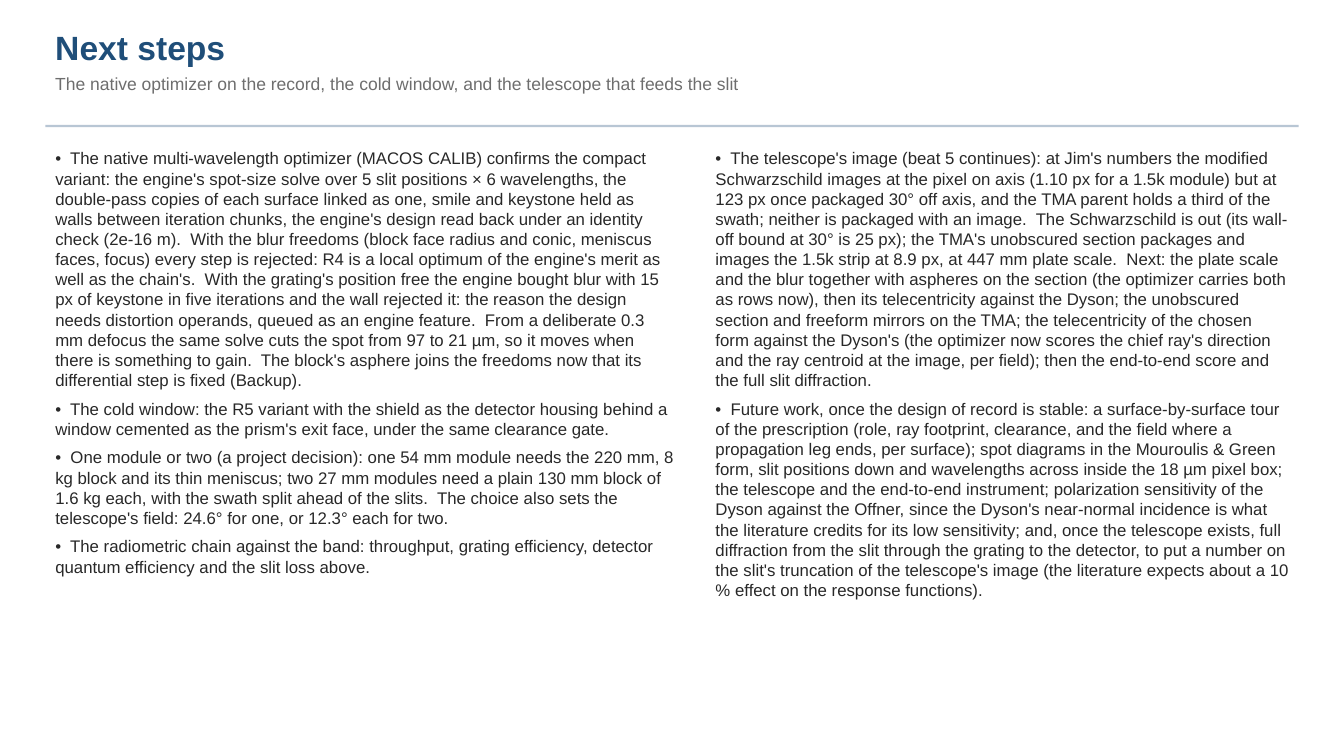
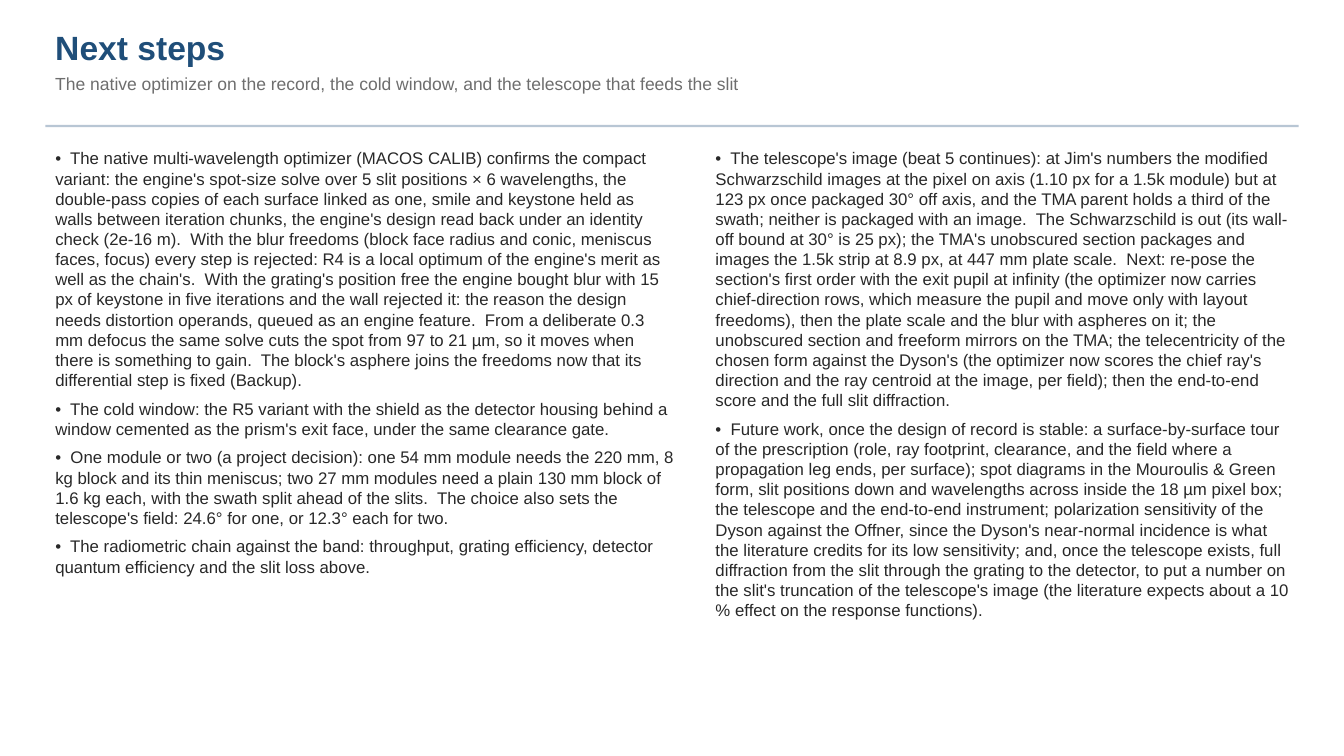
Before and after one commit to nasa-jpl/macos, a slide deck: slide 29 of demo_session/deck_dyson.pptx. Drawn at 1344x756 pixels with LibreOffice and Linux fonts; fonts in the diff are those of the drawing. Boxes give left, top, right and bottom in pixels: in the first picture for what was removed or moved away, otherwise in the second. Text is boxed around its words. In the diff, an @@ line names an element or a change of style, - is before the commit and + after.

```diff
--- a/demo_session/deck_dyson.pptx
+++ b/demo_session/deck_dyson.pptx
@@ text at (715,152,1287,406): text changed @@
-• The telescope's image (beat 5 continues): at Jim's numbers the modified Schwarzschild images at the pixel on axis (1.10 px for a 1.5k module) but at 123 px once packaged 30° off axis, and the TMA parent holds a third of the swath; neither is packaged with an image. The Schwarzschild is out (its wall-off bound at 30° is 25 px); the TMA's unobscured section packages and images the 1.5k strip at 8.9 px, at 447 mm plate scale. Next: the plate scale and the blur together with aspheres on the section (the optimizer carries both as rows now), then its telecentricity against the Dyson; the unobscured section and freeform mirrors on the TMA; the telecentricity of the chosen form against the Dyson's (the optimizer now scores the chief ray's direction and the ray centroid at the image, per field); then the end-to-end score and the full slit diffraction.
+• The telescope's image (beat 5 continues): at Jim's numbers the modified Schwarzschild images at the pixel on axis (1.10 px for a 1.5k module) but at 123 px once packaged 30° off axis, and the TMA parent holds a third of the swath; neither is packaged with an image. The Schwarzschild is out (its wall-off bound at 30° is 25 px); the TMA's unobscured section packages and images the 1.5k strip at 8.9 px, at 447 mm plate scale. Next: re-pose the section's first order with the exit pupil at infinity (the optimizer now carries chief-direction rows, which measure the pupil and move only with layout freedoms), then the plate scale and the blur with aspheres on it; the unobscured section and freeform mirrors on the TMA; the telecentricity of the chosen form against the Dyson's (the optimizer now scores the chief ray's direction and the ray centroid at the image, per field); then the end-to-end score and the full slit diffraction.
```
Also in this commit, not shown: 1 other slide changed, 1 other file.
